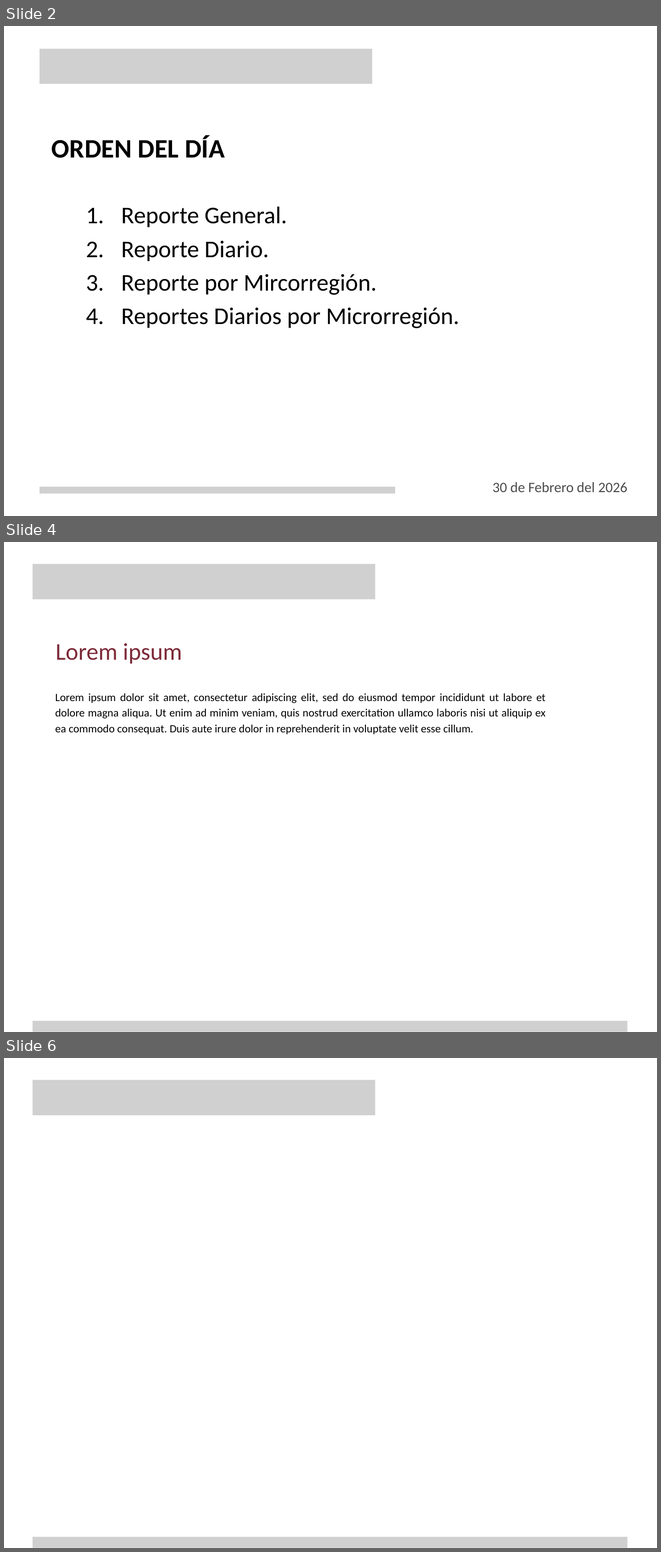
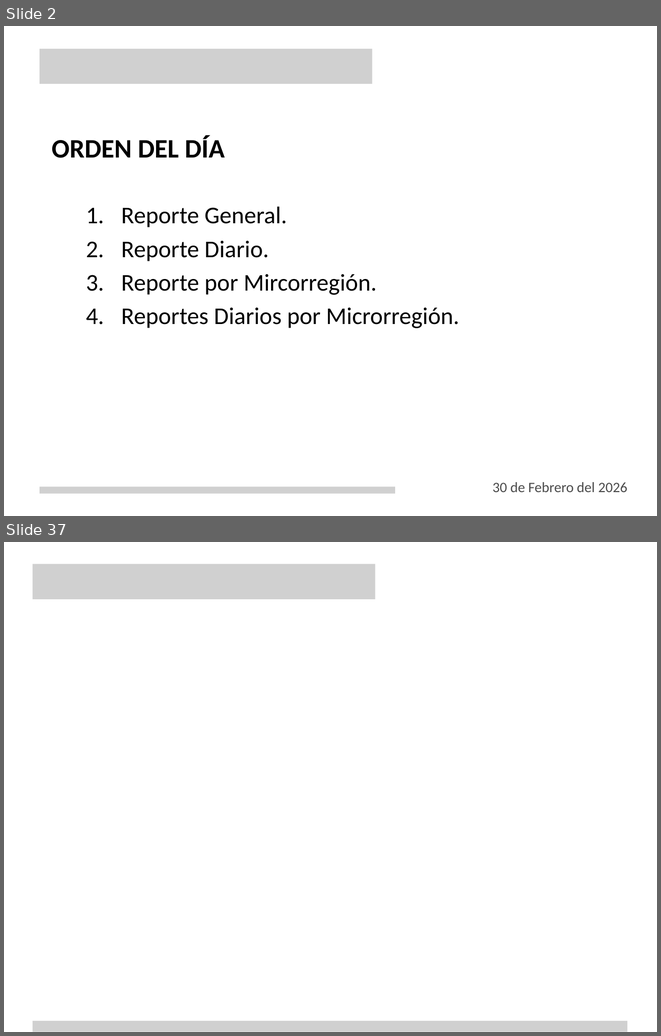
Before and after one commit to KevinRolcer/dgdg, a slide deck: storage/templates/Dgdg Mesas de paz.pptx. Shown one above the other, each under a label of ours: slides 2, 4 and 6 before the commit, slides 2 and 37 after it; the slides between them are not shown. The pictures are 661x1552 and 661x1036 pixels, drawn with LibreOffice and Linux fonts; fonts in the diff are those of the drawing; grey boxes stand for pictures; background and template pictures are left out. Boxes give left, top, right and bottom in pixels: in the first picture for what was removed or moved away, otherwise in the second. Text is boxed around its words. In the diff, an @@ line names an element or a change of style, - is before the commit and + after.

```diff
--- a/storage/templates/Dgdg Mesas de paz.pptx
+++ b/storage/templates/Dgdg Mesas de paz.pptx
@@ slide 4 removed at [4, 542, 657, 1032], background picture (left out) @@
@@ picture removed at [33, 564, 376, 599] @@
@@ text removed at [55, 643, 182, 664] @@
-Lorem ipsum
@@ text removed at [55, 693, 545, 734] @@
-Lorem ipsum dolor sit amet, consectetur adipiscing elit, sed do eiusmod tempor incididunt ut labore et dolore magna aliqua. Ut enim ad minim veniam, quis nostrud exercitation ullamco laboris nisi ut aliquip ex ea commodo consequat. Duis aute irure dolor in reprehenderit in voluptate velit esse cillum.
@@ picture removed at [33, 1021, 627, 1031] @@
@@ what was slide 6 is now slide 37 @@
```
Also in this commit, not shown: 2 slides changed, 33 slides added, 2 other slides removed, 13 other files.
